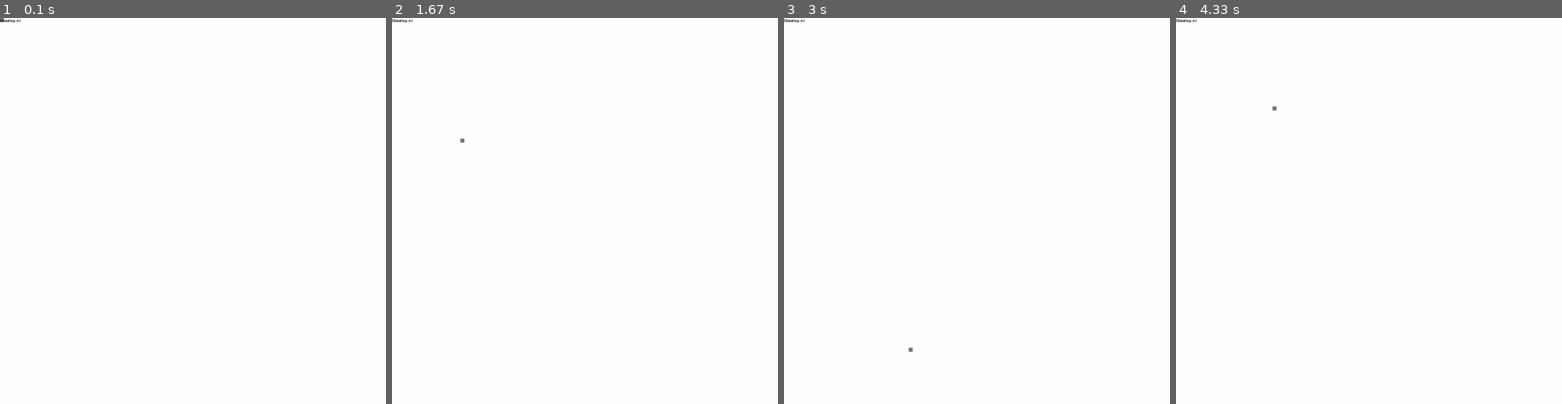
Above: before the commit, frames 1-4 (left to right).
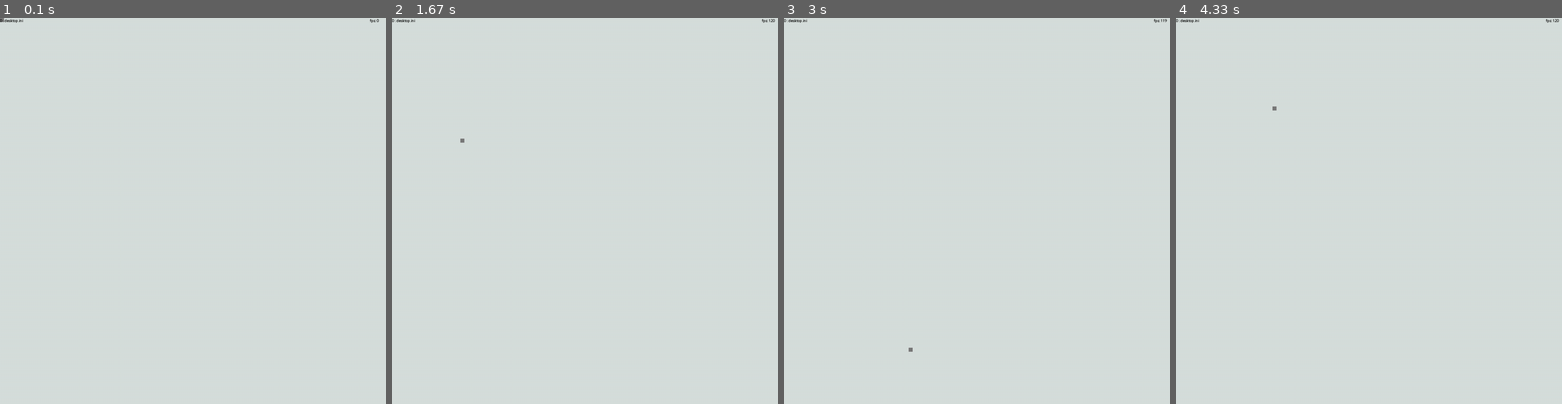
Above: after the commit, the same moments.

Repository: PadjokeJ/ConwayPygame
Game: pygame game, started from conway.py
Two runs of this game, one before a commit and one after it. Both use one fixed random seed, a clock stepped at 60 frames per second and the inputs below.
Inputs (mouse positions are in pixels of both pictures, inside the frame that each line leads up to):
- Up to frame 1 (0.1 s): no input
- Up to frame 2 (1.67 s): tap Space at 0.33 s; hold Right 0.67-1.13 s; move the mouse to (465, 299) at 0.7 s; hold Up 1.17-1.47 s; move the mouse to (612, 292) at 1.2 s; hold Right from 1.5 s (still down); move the mouse to (461, 137) at 1.53 s
- Up to frame 3 (3 s): release Right at 1.97 s; hold Left 2-2.53 s; move the mouse to (1100, 79) at 2.03 s; hold Down 2.57-2.87 s; move the mouse to (868, 272) at 2.6 s; hold Left from 2.9 s (still down); move the mouse to (907, 349) at 2.93 s
- Up to frame 4 (4.33 s): release Left at 3.3 s; hold Up 3.33-3.7 s; move the mouse to (1318, 149) at 3.37 s; hold Right from 3.73 s (still down); move the mouse to (1276, 110) at 3.77 s

The runs differ from the first frame. In frame 1, 100% of the frame differs, in the area x 0-100%, y 0-100%; in frame 2, 100%; in frame 3, 100%; in frame 4, 100%.

Commit message:
screen now warps too

Diff:
--- a/conway.py
+++ b/conway.py
@@ -1,3 +1,4 @@
+#Conway project ver 2.0
 import pygame
 import math
 from copy import copy, deepcopy
@@ -29,6 +30,10 @@
     )
 pixSize = (scr[0] / (gridSize[0]), scr[1] / (gridSize[1]))
 
+def warp(x, min, max):
+    if x < min: x = x + max
+    if x > max: x = x - max
+    return x
 def initGrid():
     newCells = {}
     newCells["birthRules"] = [3]
@@ -55,7 +60,7 @@
 empty_grid = initGrid()
 paused = True
 ticker = 0
-speed = 60
+speed = 120
 i = 0
 font = pygame.font.SysFont('Comic Sans MS',  10)
 # -- loop --
@@ -71,11 +76,13 @@
        cells = updateScreen(cells, gridSize, neighbors, cells["surviveRules"], cells["birthRules"])
     elif paused == False:
         ticker += 1
-        if ticker >= 6:
+        if ticker >= 12:
             cells = updateScreen(cells, gridSize, neighbors, cells["surviveRules"], cells["birthRules"])
             ticker = 0
     # -- Inputs --
     pixSel = (math.floor(pygame.mouse.get_pos()[0] / pixSize[0]), math.floor(pygame.mouse.get_pos()[1] / pixSize[1]))
+    realPos = pixSel
+    pixSel = (warp(pixSel[0] - x, 0, gridSize[0]), warp(pixSel[1] + y, 0, gridSize[1]))
     for event in pygame.event.get():
         if event.type == pygame.QUIT:
             game = False
@@ -84,13 +91,11 @@
             if event.key == pygame.K_SPACE:
                 paused = not paused
             if event.key == pygame.K_LSHIFT:
-                cells = updateScreen(cells, gridSize, neighbors)
+                cells = updateScreen(cells, gridSize, neighbors, cells["surviveRules"], cells["birthRules"])
             if event.key == pygame.K_f:
-                speed = 1000
                 isTicking = False
             if event.key == pygame.K_s:
                 isTicking = True
-                speed = 60
             if event.key == pygame.K_F4:
                 cells = initGrid()
             if event.key == pygame.K_F5:
@@ -110,31 +115,34 @@
                 else : break
         if pygame.mouse.get_pressed(num_buttons=3)[0] == True:
             if not clicked:
-                state = not cells[str(pixSel[0])][pixSel[1]]
+                try:
+                    state = not cells[str(pixSel[0])][pixSel[1]]
+                except:
+                    print("pixel is out of bounds", str(pixSel[0]), str(pixSel[1]))
             try:
                 cells[str(pixSel[0])][pixSel[1]] = state
             except:
-                print("Clicked out of bounds")
+                print("Clicked out of bounds", str(pixSel[0]), str(pixSel[1]))
             clicked = True
         else:
             clicked = False
     keys = pygame.key.get_pressed()
-    if keys[pygame.K_UP]:
-        y += 1
-    if keys[pygame.K_DOWN]:
-        y -= 1
-    if keys[pygame.K_LEFT]:
-        x += 1
-    if keys[pygame.K_RIGHT]:
-        x -= 1
+    if keys[pygame.K_UP]: y += 1
+    if keys[pygame.K_DOWN]: y -= 1
+    if keys[pygame.K_LEFT]: x -= 1
+    if keys[pygame.K_RIGHT]: x += 1
+    x = warp(x, 0, gridSize[0])
+    y = warp(y, 0, gridSize[1] - 1)
     # -- Render logic --
-    screen.fill((255, 255, 255))
+    screen.fill("#d7dedc")
     render(cells, gridSize, scr, screen, x, y)
     if(toScreenshot):
         screenshot(screen)
         toScreenshot = False
-    pygame.draw.rect(screen, (120, 120, 120), (pixSel[0] * pixSize[0], pixSel[1] * pixSize[1], pixSize[0], pixSize[1]))
-    txt = font.render(str(i) + RLE_list[i], False, (0, 0, 0))
+    pygame.draw.rect(screen, (120, 120, 120), (realPos[0] * pixSize[0], realPos[1] * pixSize[1], pixSize[0], pixSize[1]))
+    txt = font.render(str(i) + " : "+ RLE_list[i], False, (0, 0, 0))
+    fps = font.render("fps: " + str(math.floor(pygame.time.Clock.get_fps(clock))), False, (0, 0, 0))
     screen.blit(txt, (0, 0))
+    screen.blit( fps, (920, 0))
     pygame.display.flip()
 pygame.quit()
--- a/rendering.py
+++ b/rendering.py
@@ -5,5 +5,14 @@
     for i in range(_gridSize[0]):
         for j in range(_gridSize[1]):
             if(c[str(i)][j]):
-                p = pygame.Rect(i * pixWidth - (_x * pixWidth), j * pixHeight - (_y * pixHeight), pixWidth, pixHeight)
-                pygame.draw.rect(_screen, (0, 0, 0), p)
+                x = i * pixWidth + _x * pixWidth
+                if (x > _scr[0]): x -= _scr[0] - 1
+                elif (x < 0): x += _scr[0] - 1
+
+                y = j * pixHeight - _y * pixHeight
+                if (y > _scr[1]): y -= _scr[1] - 1
+                elif (y < 0): y += _scr[1] - 1
+
+                p = pygame.Rect(x, y, pixWidth, pixHeight)
+
+                pygame.draw.rect(_screen, "#4b475c", p)
Not shown, changed: README.md
